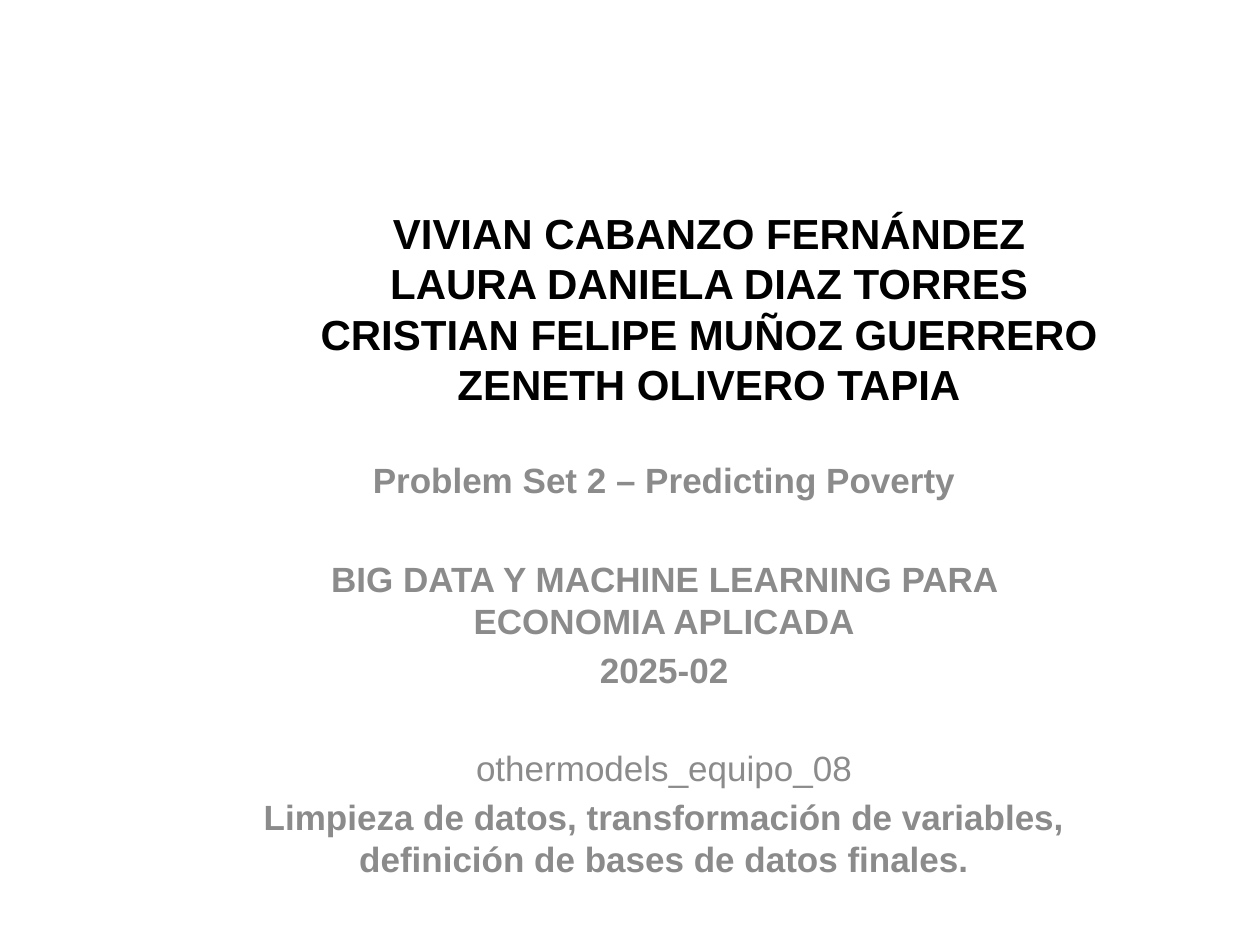
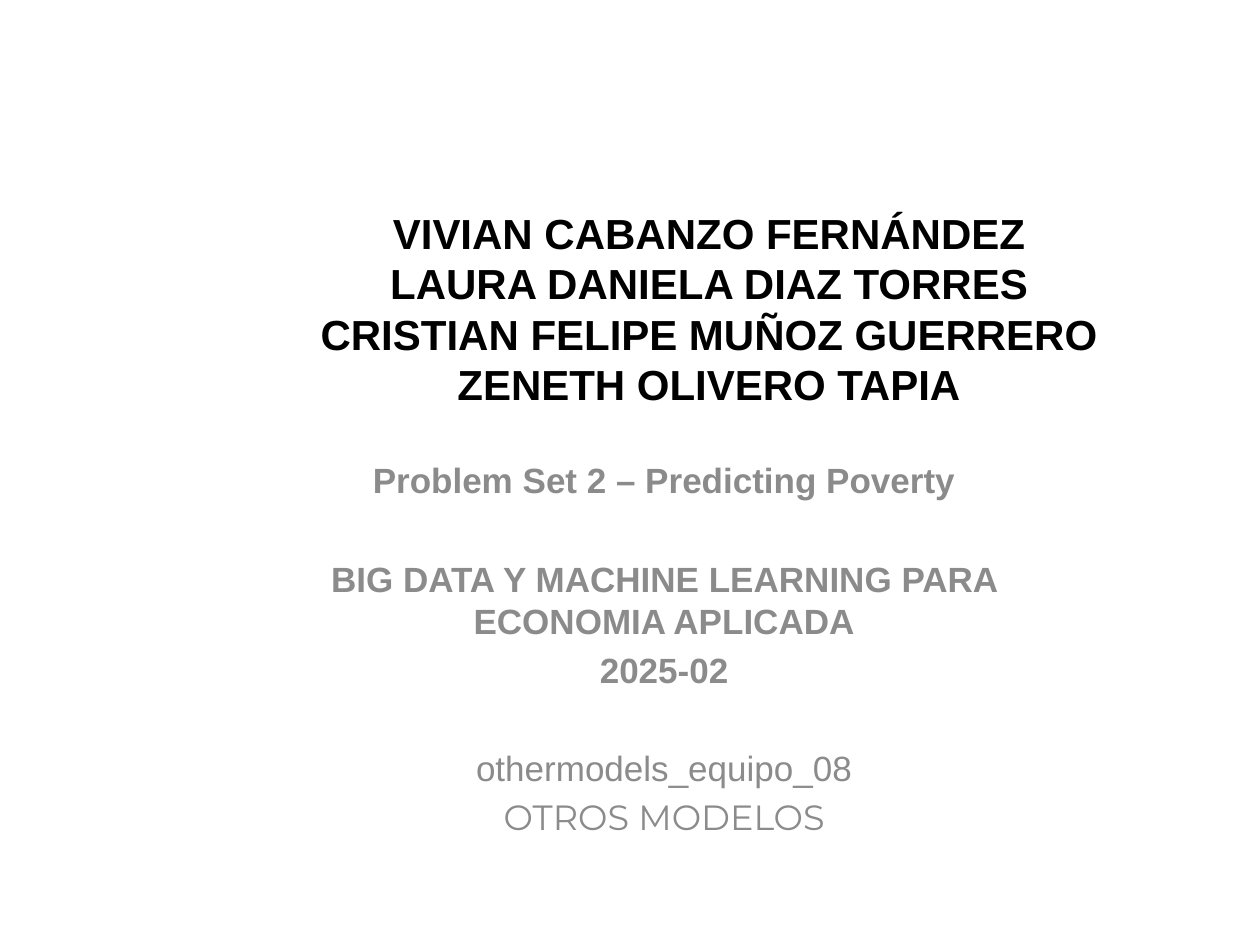
Before and after one commit to VivianCabanzo/Taller2_Predicting-Poverty, a slide deck: slide 1 of Presentaciones/othermodels_equipo_08.pptx. Drawn at 1260x945 pixels with LibreOffice and Linux fonts; fonts in the diff are those of the drawing; background and template pictures are left out. Boxes give left, top, right and bottom in pixels: in the first picture for what was removed or moved away, otherwise in the second. Text is boxed around its words. In the diff, an @@ line names an element or a change of style, - is before the commit and + after.

```diff
--- a/Presentaciones/othermodels_equipo_08.pptx
+++ b/Presentaciones/othermodels_equipo_08.pptx
@@ subtitle at box(504, 805, 824, 830): text changed; font Arial to Montserrat; bold off @@
-Limpieza de datos, transformación de variables, definición de bases de datos finales.
+OTROS MODELOS
```
Also in this commit, not shown: 4 other slides changed.
